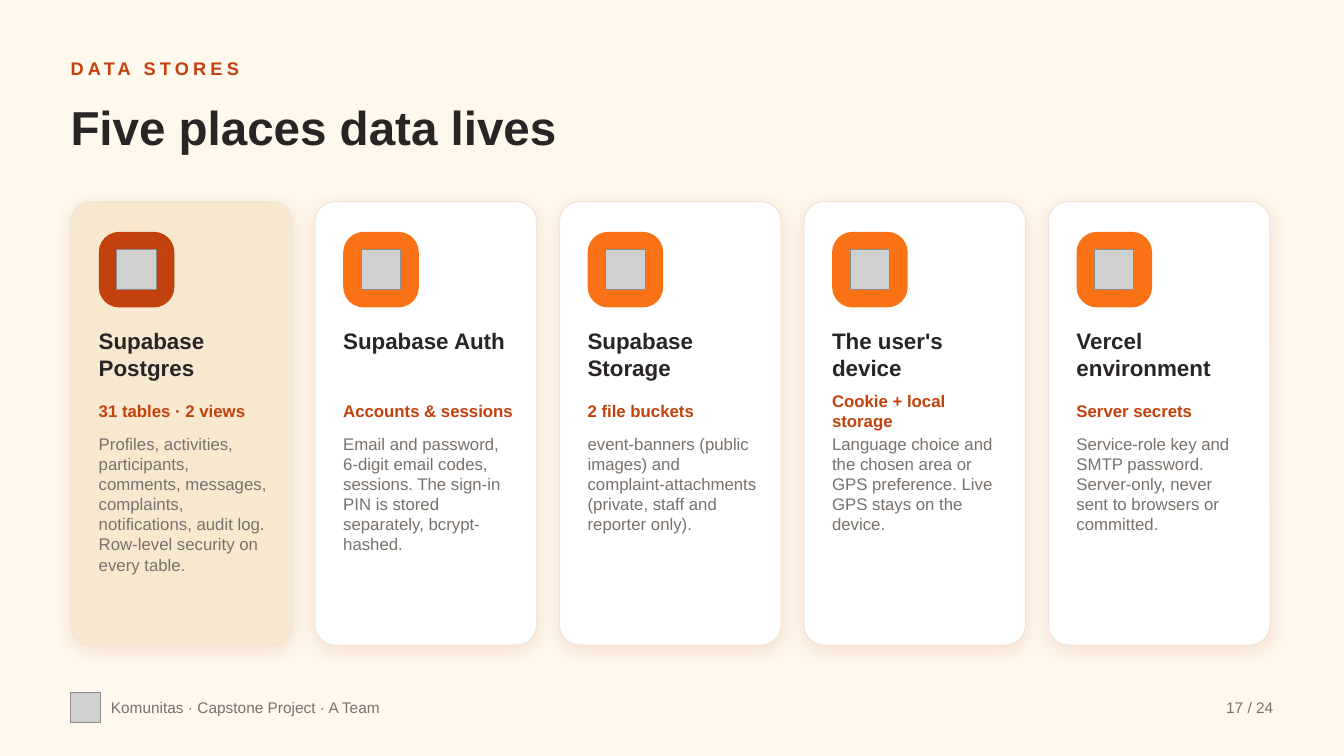
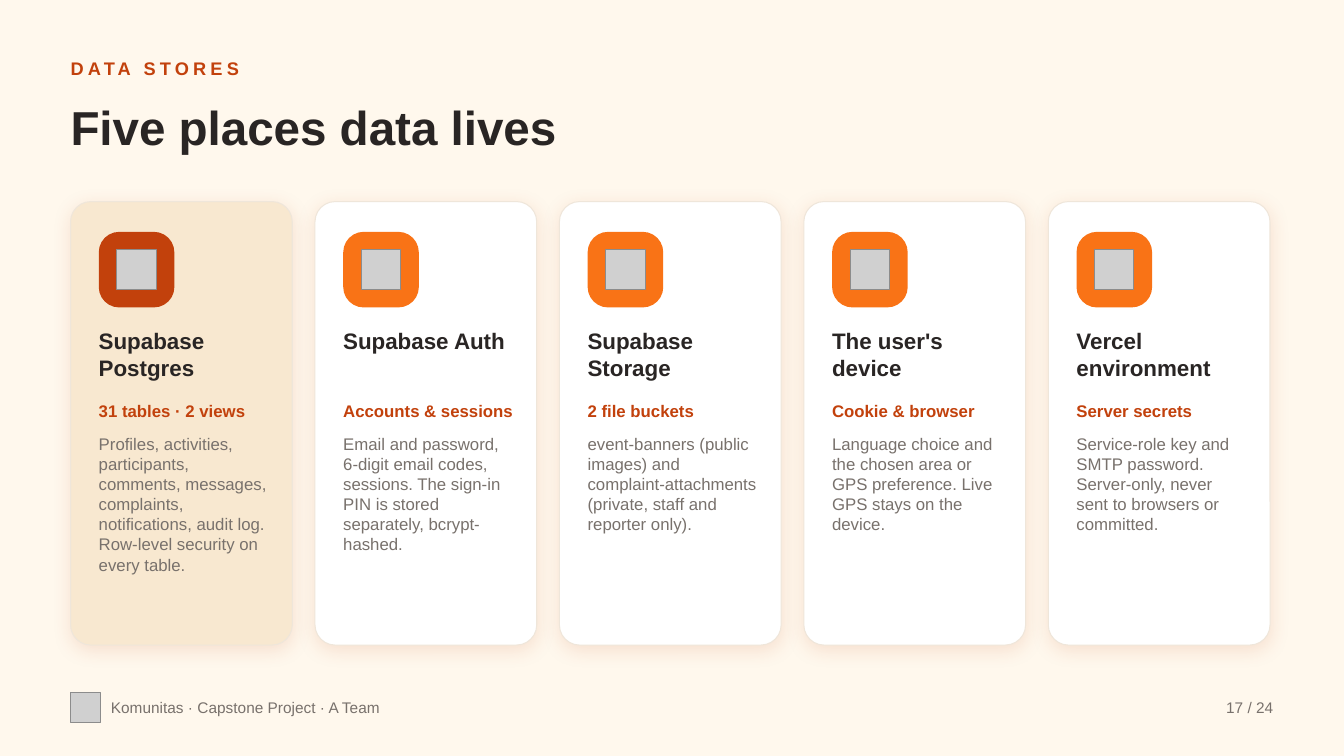
Before and after one commit to NebsPutra/Capstone-Dummy, a slide deck: slide 17 of flyer/komunitas-project-deck.pptx. Drawn at 1344x756 pixels with LibreOffice and Linux fonts; fonts in the diff are those of the drawing; grey boxes stand for pictures. Boxes give left, top, right and bottom in pixels: in the first picture for what was removed or moved away, otherwise in the second. Text is boxed around its words. In the diff, an @@ line names an element or a change of style, - is before the commit and + after.

```diff
--- a/flyer/komunitas-project-deck.pptx
+++ b/flyer/komunitas-project-deck.pptx
@@ text at <box>832,405,974,417</box>: text changed @@
-Cookie + local storage
+Cookie & browser
```
Also in this commit, not shown: 8 other slides changed, 4 other files.
